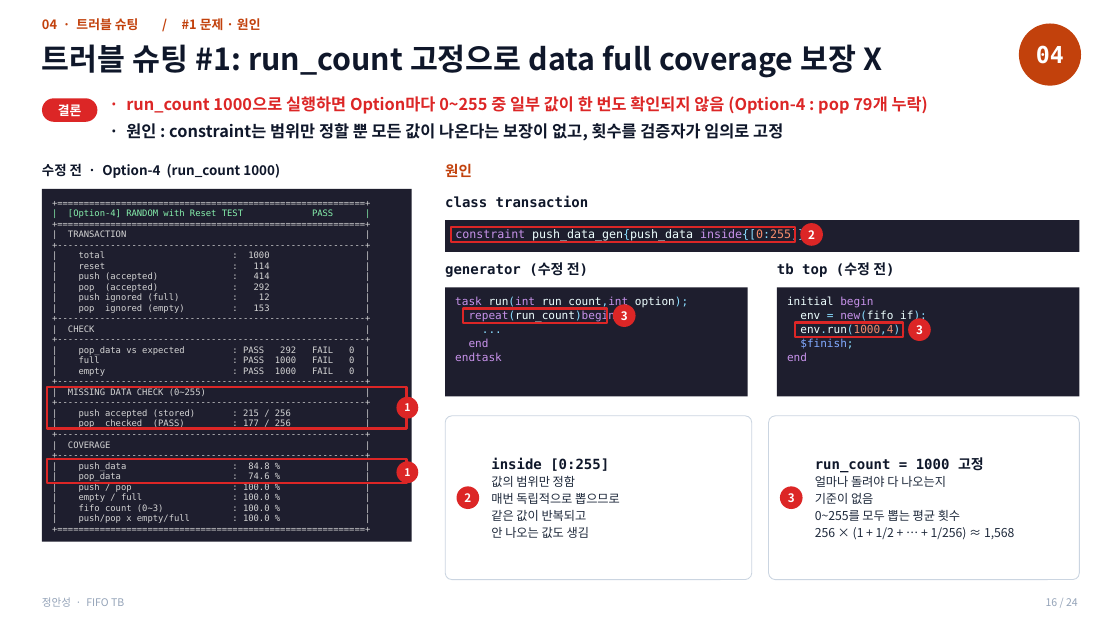
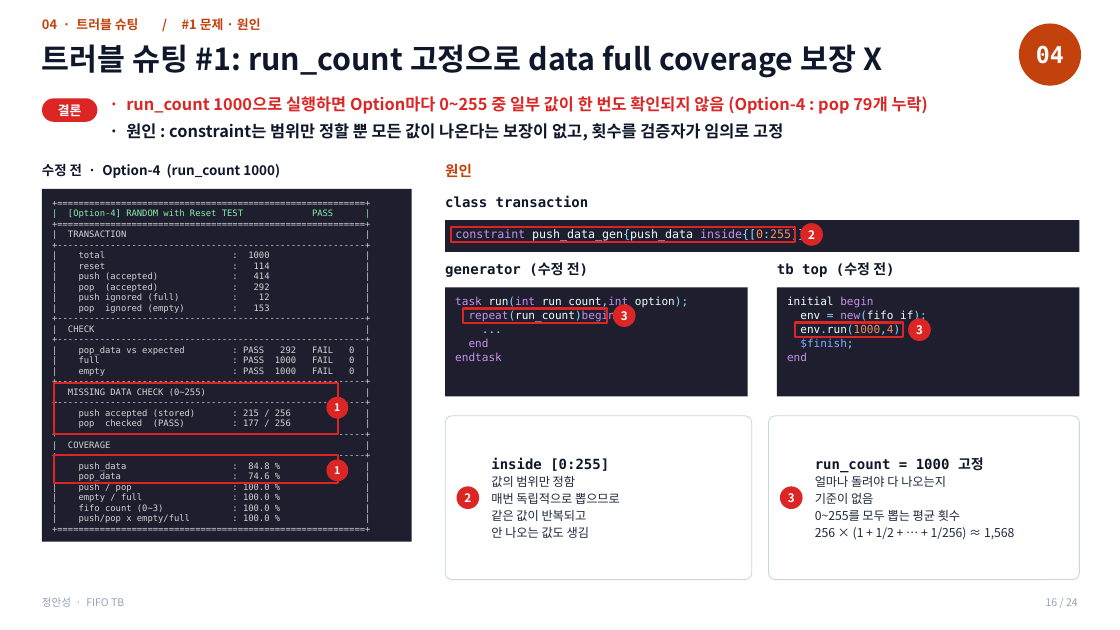
Before and after one commit to kimsacademy1234-max/System_Verilog, a slide deck: slide 16 of homework/verilog/16_FIFO_SV_TB/FIFO_SV.pptx. Drawn at 1120x630 pixels with LibreOffice and Linux fonts; fonts in the diff are those of the drawing. Boxes give left, top, right and bottom in pixels: in the first picture for what was removed or moved away, otherwise in the second. Text is boxed around its words. In the diff, an @@ line names an element or a change of style, - is before the commit and + after.

```diff
--- a/homework/verilog/16_FIFO_SV_TB/FIFO_SV.pptx
+++ b/homework/verilog/16_FIFO_SV_TB/FIFO_SV.pptx
@@ rectangle: place and size @@
-rectangle at (47,387,407,429)
+rectangle at (54,383,338,434)
@@ ellipse "1": place and size @@
-ellipse "1" at (397,397,418,418)
+ellipse "1" at (327,397,349,418)
@@ rectangle: place and size @@
-rectangle at (47,459,407,483)
+rectangle at (54,455,338,483)
@@ ellipse "1": place and size @@
-ellipse "1" at (397,461,418,483)
+ellipse "1" at (327,460,349,481)
```
Also in this commit, not shown: 8 other slides changed, 5 other files.
